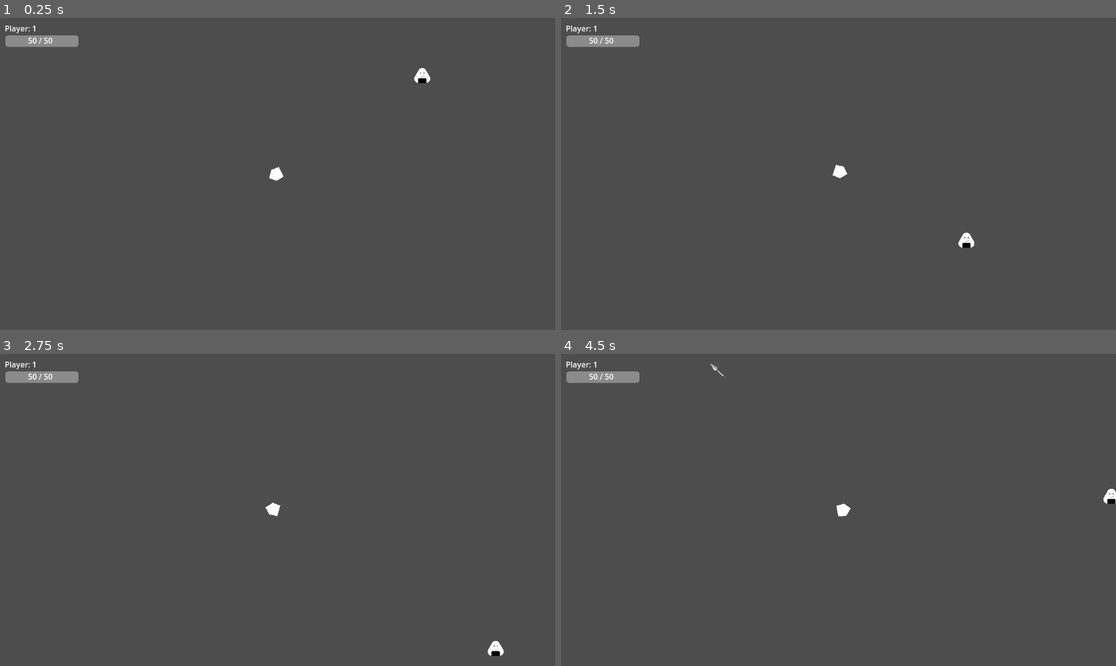
Above: before the commit, frames 1-4 (two rows, left to right).
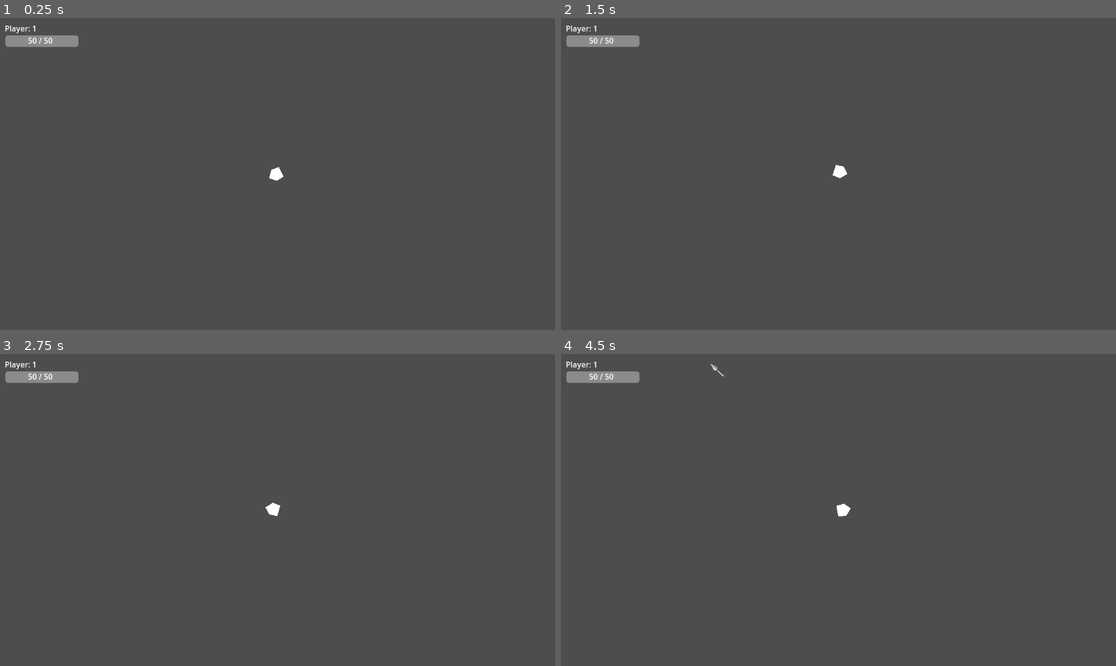
Above: after the commit, the same moments.

Repository: markusphil/godot_tests
Game: Godot game, scene res://scenes/test_scene.tscn
Two runs of this game, one before a commit and one after it. Both use one fixed random seed, a clock stepped at 60 frames per second and the inputs below.
Inputs (mouse positions are in pixels of both pictures, inside the frame that each line leads up to):
- Up to frame 1 (0.25 s): no input
- Up to frame 2 (1.5 s): move the mouse to (810, 236) at 0.52 s; hold W (up) from 0.53 s (still down); move the mouse to (1005, 220) at 1.27 s
- Up to frame 3 (2.75 s): move the mouse to (111, 463) at 2.02 s; release W (up) at 2.03 s; hold A (left) from 2.03 s (still down)
- Up to frame 4 (4.5 s): move the mouse to (866, 510) at 2.77 s; tap Enter at 3.5 s; move the mouse to (755, 432) at 3.52 s; release A (left) at 3.53 s; hold S (down) 3.53-4.28 s; move the mouse to (960, 494) at 4.27 s; hold Right (right) from 4.28 s (still down)

The runs differ from the first frame. In frame 1, 0.1% of the frame differs, in the area x 74-78%, y 16-21%; in frame 2, 0.1%; in frame 3, 0.1%; in frame 4, less than 0.1%.

Commit message:
Implement enemy spawner

Diff:
--- a/components/weapons/projectile_emitter/ProjectileEmitter.gd
+++ b/components/weapons/projectile_emitter/ProjectileEmitter.gd
@@ -18,5 +18,6 @@
 
 func _emit_projectile():
 	var projectile_instance = projectile.instantiate() as Projectile
+	# TODO: inject the root sceene in a way that does not depend on the node path!
 	get_parent().get_parent().add_child(projectile_instance)
 	projectile_instance.global_transform = self.global_transform
--- /dev/null
+++ b/enemies/EnemySpawner.gd
@@ -0,0 +1,32 @@
+extends Node
+
+class_name EnemySpawner
+
+@export var enemy_scene: PackedScene # The enemy to spawn
+@export var camera: Camera2D # Is used to calculate spawn positions
+@export var spawn_root_node: Node2D # The parent node of the spwned enemies
+
+@export var spawn_rate: float = 30.0 # Spawns per minute
+@export var spawn_base_radius: float = 500.0
+
+
+func _ready():
+	reset_timer() # setup the timer
+	_spawn_enemy() # spawn the initial enemy
+
+func reset_timer():
+	var spawn_interval = 60.0 / spawn_rate
+	var spawn_timer = Timer.new()
+	add_child(spawn_timer)
+	spawn_timer.timeout.connect(_spawn_enemy)
+	spawn_timer.start(spawn_interval)
+
+func _spawn_enemy():
+	var enemy = enemy_scene.instantiate()
+	spawn_root_node.add_child(enemy)
+	# Make the spawn radius depend on the camera zoom, to ensure enemies spwan outside
+	# of the camera viewport.
+	# Invariant: in the multi tracking camera script we ensure an uniform zoom for x and y
+	var spawn_radius = spawn_base_radius * camera.zoom.x
+	# Spawn enemies on random positions on a circle around the camera center
+	enemy.position = camera.position + Vector2(spawn_radius, 0).rotated(randf_range(0, 2*PI))
--- a/enemies/onigiri/SimpleBehaviour.gd
+++ b/enemies/onigiri/SimpleBehaviour.gd
@@ -14,6 +14,7 @@
 	add_child(timer)
 	timer.timeout.connect(_select_target)
 	timer.start()
+	_select_target() # Select the inital target
 
 func perform_movement():
 	if target != null:
--- a/scenes/test_scene.tscn
+++ b/scenes/test_scene.tscn
@@ -1,9 +1,10 @@
-[gd_scene load_steps=5 format=3 uid="uid://b80p1cf8ovmg8"]
+[gd_scene load_steps=6 format=3 uid="uid://b80p1cf8ovmg8"]
 
 [ext_resource type="PackedScene" uid="uid://c6odwfmy5sj3k" path="res://enemies/onigiri/enemy_onigiri.tscn" id="1_gqbs2"]
 [ext_resource type="Script" path="res://player/PlayerSpawner.gd" id="1_pws24"]
 [ext_resource type="Script" path="res://camera/MultiTrackingCamera.gd" id="3_tqrkf"]
 [ext_resource type="Script" path="res://ui/UIController.gd" id="4_udci5"]
+[ext_resource type="Script" path="res://enemies/EnemySpawner.gd" id="5_fbfpa"]
 
 [node name="teste_scene" type="Node2D"]
 
@@ -12,11 +13,15 @@
 camera = NodePath("../MultiTrackingCamera")
 ui_controller = NodePath("../UIController")
 
-[node name="enemy_onigiri" parent="." instance=ExtResource("1_gqbs2")]
-position = Vector2(246, -156)
-
 [node name="MultiTrackingCamera" type="Camera2D" parent="."]
 script = ExtResource("3_tqrkf")
 
 [node name="UIController" type="CanvasLayer" parent="."]
 script = ExtResource("4_udci5")
+
+[node name="EnemySpawner" type="Node" parent="." node_paths=PackedStringArray("camera", "spawn_root_node")]
+script = ExtResource("5_fbfpa")
+enemy_scene = ExtResource("1_gqbs2")
+camera = NodePath("../MultiTrackingCamera")
+spawn_root_node = NodePath("..")
+spawn_rate = 60.0
